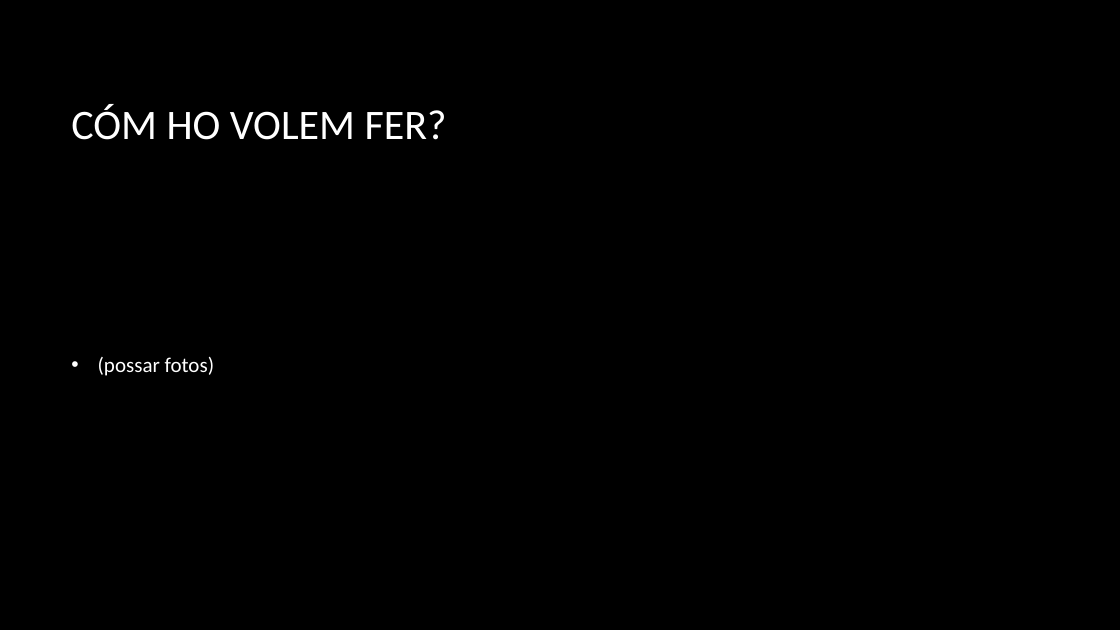
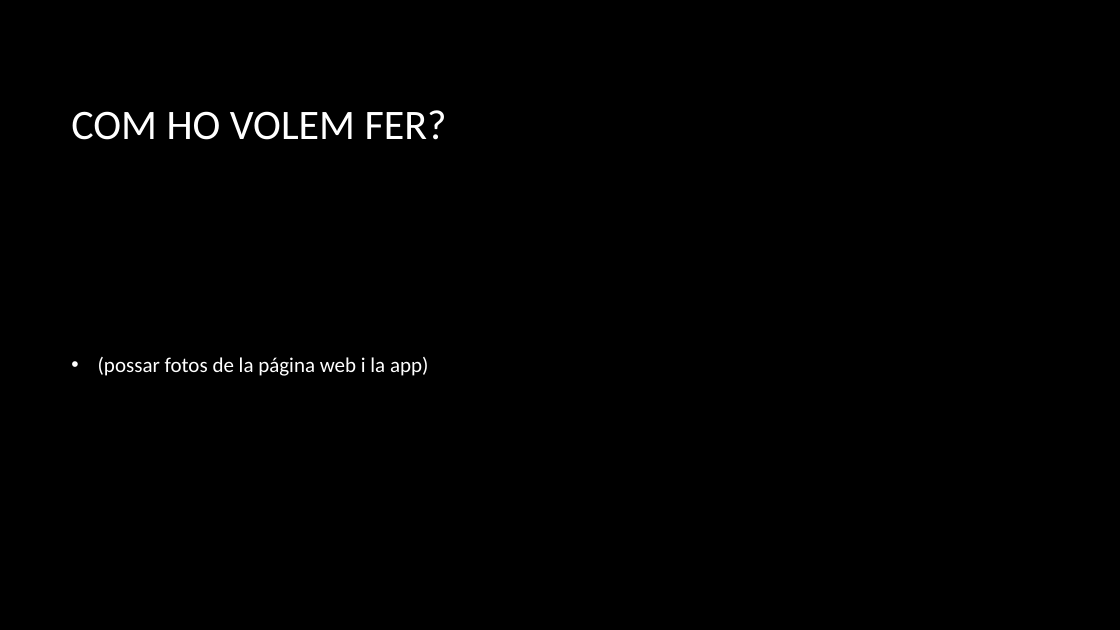
Before and after one commit to somhackathon19/somhackathon19-hard-soft, a slide deck: slide 4 of El banc del coneixement.pptx. Drawn at 1120x630 pixels with LibreOffice and Linux fonts; fonts in the diff are those of the drawing; background and template pictures are left out. Boxes give left, top, right and bottom in pixels: in the first picture for what was removed or moved away, otherwise in the second. Text is boxed around its words. In the diff, an @@ line names an element or a change of style, - is before the commit and + after.

Commit message:
a la espera de fotos dels recursos tècnics inacabats

```diff
--- a/El banc del coneixement.pptx
+++ b/El banc del coneixement.pptx
@@ title at bbox=[71, 110, 447, 140]: text changed @@
-CÓM HO VOLEM FER?
+COM HO VOLEM FER?
@@ text at bbox=[98, 357, 428, 376]: text changed @@
-• (possar fotos)
+• (possar fotos de la página web i la app)
```
Also in this commit, not shown: 1 other slide changed, 1 slide added.
